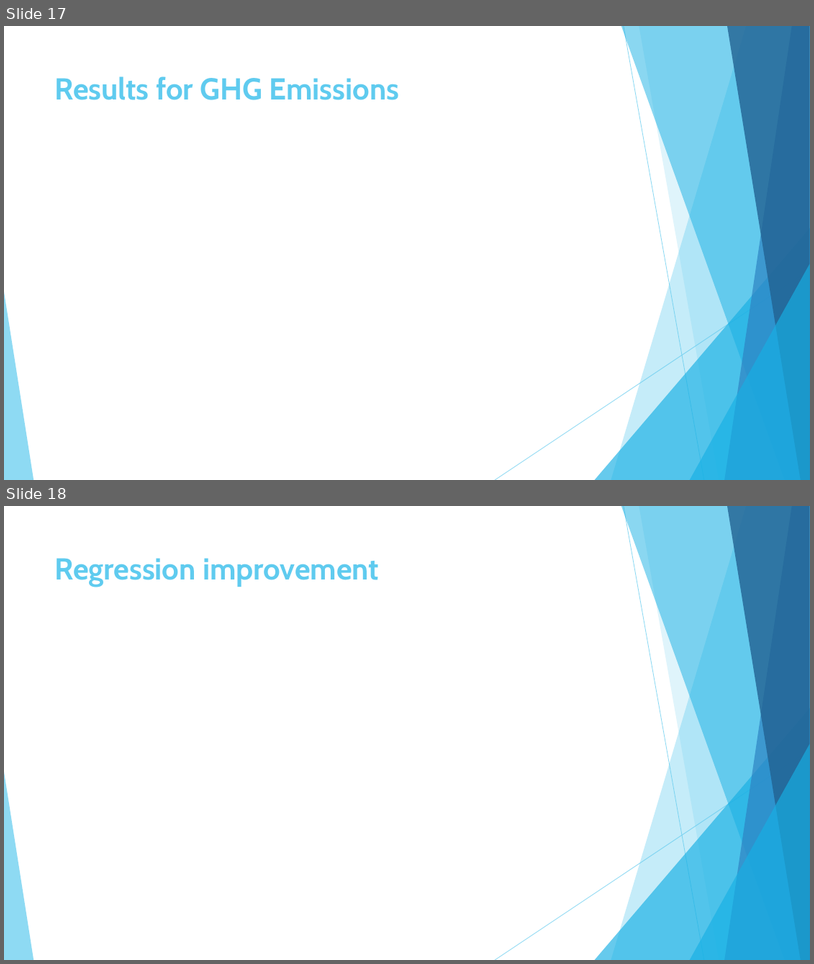
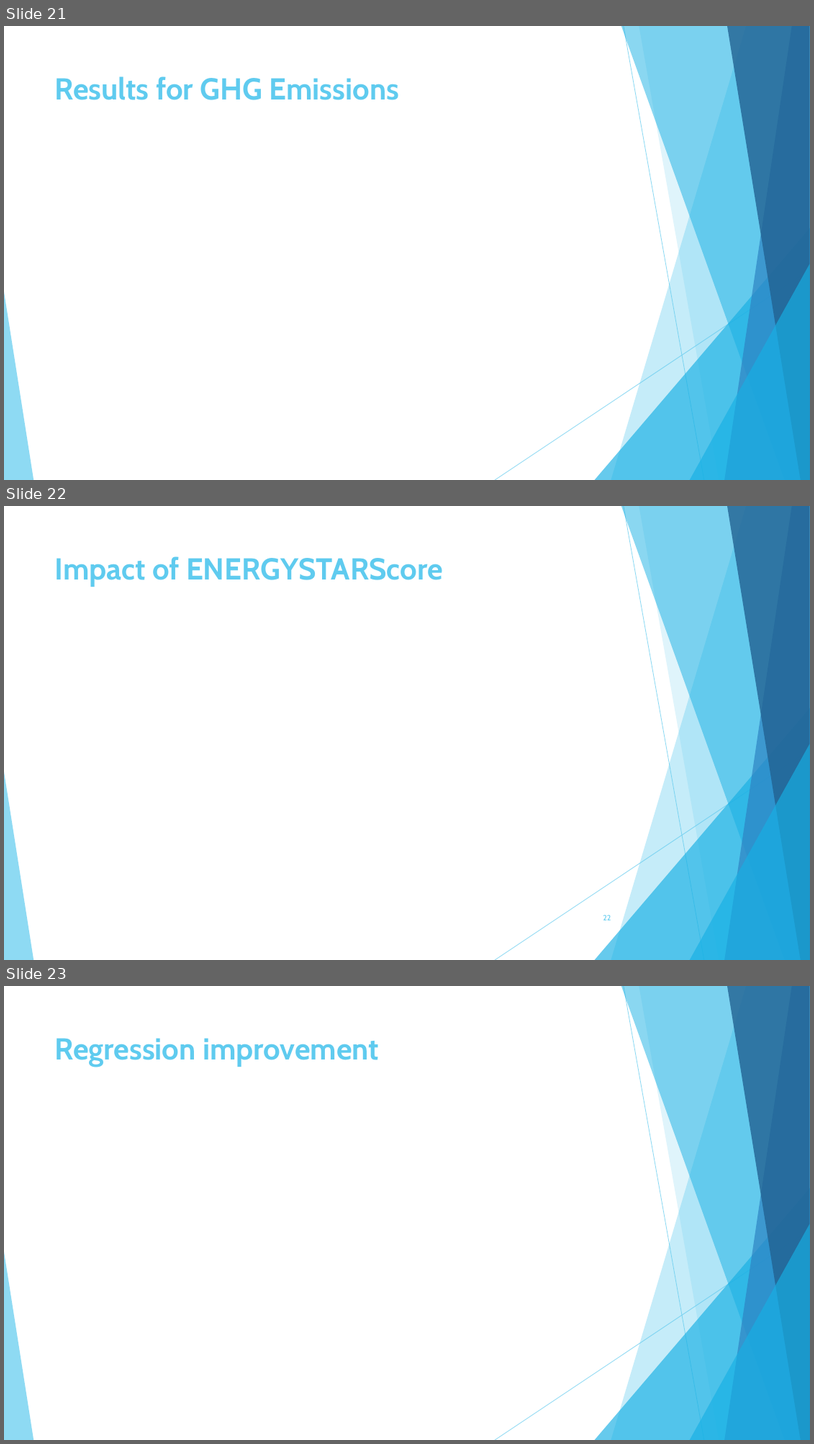
Before and after one commit to hike7o/SL-OC-projects, a slide deck: P4/Pelec_03_presentation.pptx. Shown one above the other, each under a label of ours: slides 17 and 18 before the commit, slides 21, 22 and 23 after it. The pictures are 814x964 and 814x1444 pixels, drawn with LibreOffice and Linux fonts; fonts in the diff are those of the drawing. Boxes give left, top, right and bottom in pixels: in the first picture for what was removed or moved away, otherwise in the second. Text is boxed around its words. In the diff, an @@ line names an element or a change of style, - is before the commit and + after.

```diff
--- a/P4/Pelec_03_presentation.pptx
+++ b/P4/Pelec_03_presentation.pptx
@@ slide 22 added at box(4, 506, 810, 960), background #FFFFFF; not listed: 10 template elements that a slide beside it also shows @@
@@ title added at box(55, 556, 443, 587), 36 pt, text #5FCBEF, bold @@
+Impact of ENERGYSTARScore
@@ page number added at box(603, 914, 611, 920), 9 pt, text #5FCBEF @@
+22
@@ what was slide 17 is now slide 21 @@
@@ what was slide 18 is now slide 23 @@
```
Also in this commit, not shown: 11 slides changed, 7 other slides added, 3 slides removed, 8 other files.
